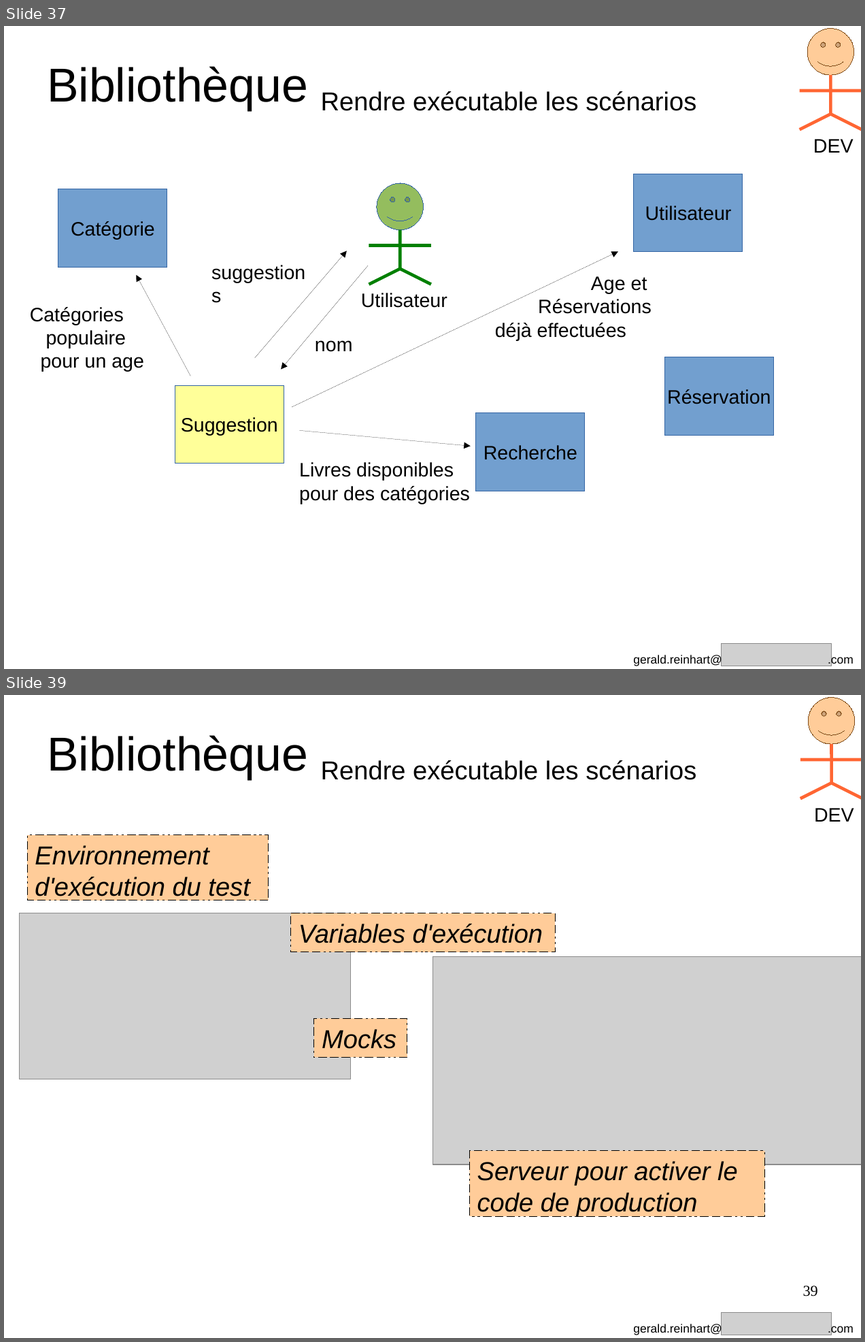
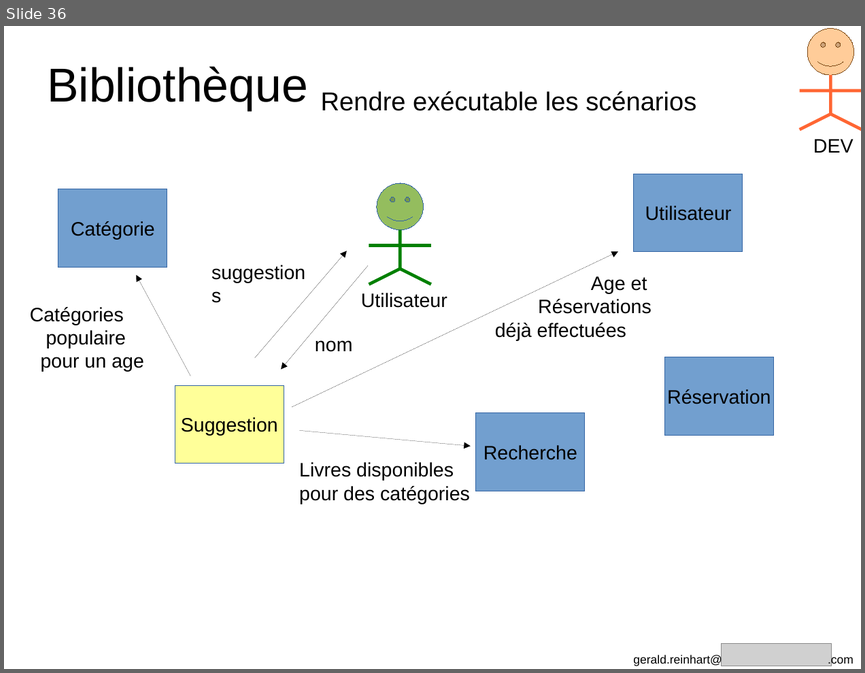
Before and after one commit to GeReinhart/dojo-bdd-library-ws-java, a slide deck: doc/BDD_presentation_agile_grenoble_2016.odp. Shown one above the other, each under a label of ours: slides 37 and 39 before the commit, slide 36 after it; the slides between them are not shown. The pictures are 865x1342 and 865x673 pixels, drawn with LibreOffice and Linux fonts; fonts in the diff are those of the drawing; grey boxes stand for pictures. Boxes give left, top, right and bottom in pixels: in the first picture for what was removed or moved away, otherwise in the second. Text is boxed around its words. In the diff, an @@ line names an element or a change of style, - is before the commit and + after.

```diff
--- a/doc/BDD_presentation_agile_grenoble_2016.odp
+++ b/doc/BDD_presentation_agile_grenoble_2016.odp
@@ slide 39 removed at [4,695,861,1338], background #FFFFFF @@
@@ text removed at [47,735,308,779] @@
-Bibliothèque
@@ text removed at [321,760,696,780] @@
-Rendre exécutable les scénarios
@@ group removed at [800,697,861,821]: 4 lines, 1 smiley face, 1 text @@
-DEV
@@ group removed at [20,835,861,1216]: 4 rectangles, 2 pictures @@
-Environnement d'exécution du test
-Variables d'exécution
-Mocks
-Serveur pour activer le code de production
@@ page number removed at [803,1285,818,1296] @@
-39
@@ text removed at [633,1323,853,1335] @@
-gerald.reinhart@ .com
@@ picture removed at [721,1312,832,1335] @@
@@ what was slide 37 is now slide 36 @@
```
Also in this commit, not shown: 14 slides changed, 2 other slides removed, 1 other file.
